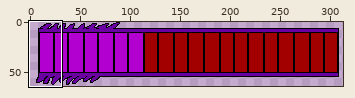
File history of a sprite sheet, Boss HP14.png. Above, an overview of the earlier version with the close-up marked.
Close-up. Before:
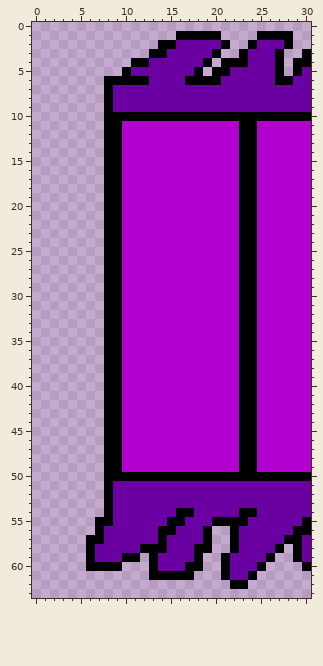
The file is 324x64 pixels. Pixels under 10% opacity are left out. Colours within 5 levels of each other are drawn and written as one. Shown: x 0..30, y 0..63. The wide view leaves out empty margins.
Now the later version:
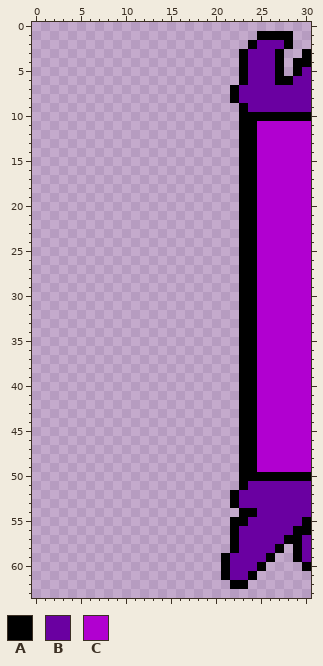
Palette (. is transparent): A #000000  B #6a00a1  C #b100d0
The edit:
Changed rows in their new state; - is an unchanged pixel.
first column x 6:
 1 ----------.....---
 2 --------........--
 3 -------........---
 4 -----.........-..-
 5 ----.........-...A
 6 --...............A
 7 --..............A-
 8 --..............A-
 9 --...............A
10 --...............-
11 --...............-
12 --...............-
13 --...............-
14 --...............-
15 --...............-
16 --...............-
17 --...............-
18 --...............-
19 --...............-
20 --...............-
21 --...............-
22 --...............-
23 --...............-
24 --...............-
25 --...............-
26 --...............-
27 --...............-
28 --...............-
29 --...............-
30 --...............-
31 --...............-
32 --...............-
33 --...............-
34 --...............-
35 --...............-
36 --...............-
37 --...............-
38 --...............-
39 --...............-
40 --...............-
41 --...............-
42 --...............-
43 --...............-
44 --...............-
45 --...............-
46 --...............-
47 --...............-
48 --...............-
49 --...............-
50 --...............-
51 --...............A
52 --..............A-
53 --..............A-
54 --...............-
55 -...............--
56 -.............----
57 ..............----
58 ..............----
59 ......-......-----
60 ....---......-----
61 -------.....------
